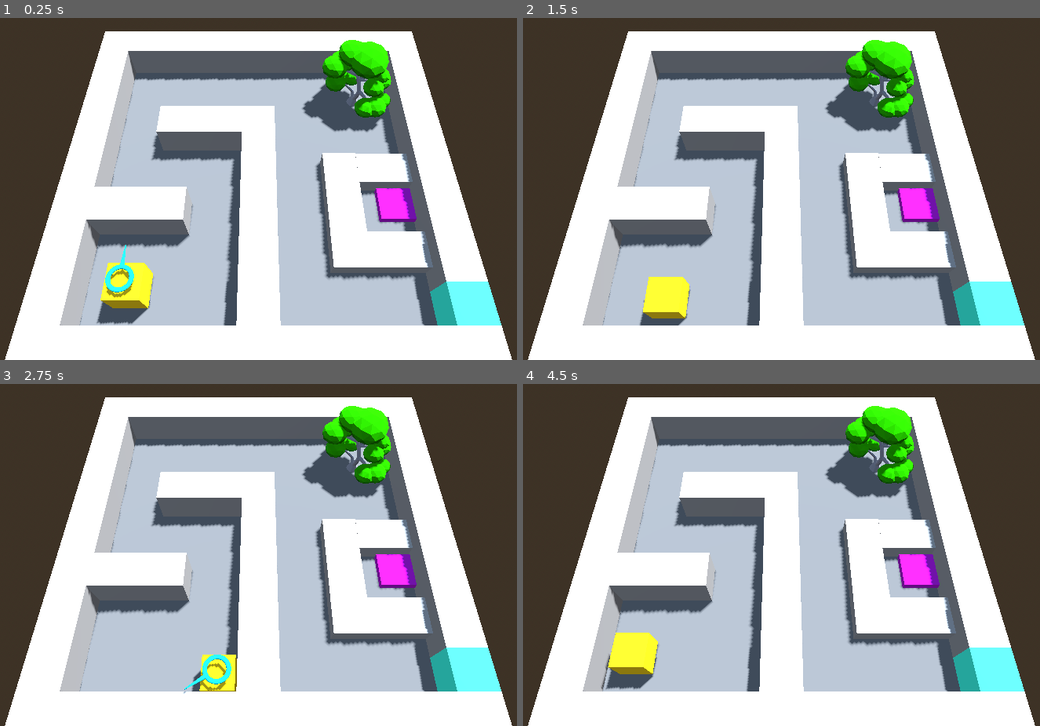
Above: before the commit, frames 1-4 (two rows, left to right).
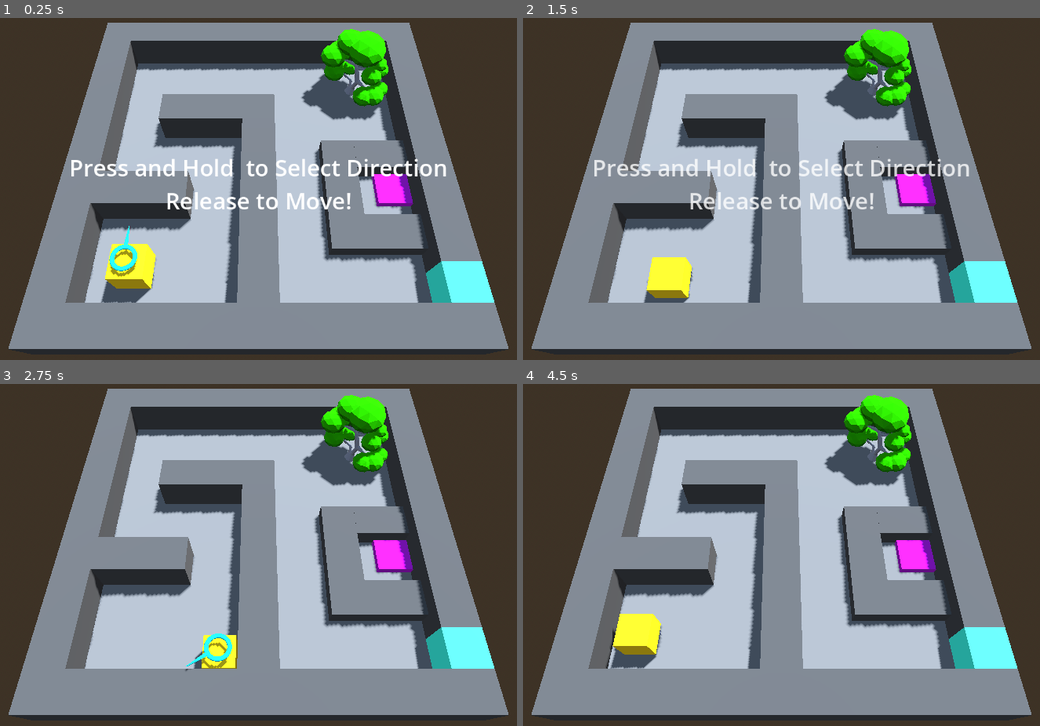
Above: after the commit, the same moments.

Repository: Rexol/press-to-exit
Game: Godot game, scene res://scenes/demo_scene.tscn
The game is run twice, just before and just after one commit, with the same random seed, the same clock (stepped at 60 frames per second) and the same inputs.
Inputs:
- Up to frame 1 (0.25 s): no input
- Up to frame 2 (1.5 s): tap Enter at 0.5 s; hold Space (latter_button) 0.53-1.28 s; tap Space (latter_button) at 1.35 s
- Up to frame 3 (2.75 s): hold Space (latter_button) from 2.03 s (still down)
- Up to frame 4 (4.5 s): release Space (latter_button) at 2.78 s; tap Space (latter_button) at 2.85, 4.35 s; hold Space (latter_button) 3.53-4.28 s

The runs differ from the first frame. In frame 1, 58% of the frame differs, in the area x 0-100%, y 1-100%; in frame 2, 58%; in frame 3, 57%; in frame 4, 57%.

Commit message:
Add controls hints
test

Diff:
--- a/scenes/Screens/EndScreen.tscn
+++ b/scenes/Screens/EndScreen.tscn
@@ -9,7 +9,10 @@
 
 [sub_resource type="LabelSettings" id="LabelSettings_qj88s"]
 font = SubResource("SystemFont_phvvd")
-font_size = 32
+font_size = 64
+
+[sub_resource type="SystemFont" id="SystemFont_e82tj"]
+font_names = PackedStringArray("Tinkoff Sans")
 
 [node name="EndScreen" type="Control"]
 layout_mode = 3
@@ -53,6 +56,8 @@
 
 [node name="RestartButton" type="Button" parent="VBoxContainer"]
 layout_mode = 2
+theme_override_fonts/font = SubResource("SystemFont_e82tj")
+theme_override_font_sizes/font_size = 32
 text = "Restart Demo"
 
 [connection signal="pressed" from="VBoxContainer/RestartButton" to="." method="_on_restart_button_pressed"]
--- a/scenes/demo_scene.tscn
+++ b/scenes/demo_scene.tscn
@@ -1,9 +1,20 @@
-[gd_scene load_steps=11 format=3 uid="uid://b6jfqn13ciqwu"]
+[gd_scene load_steps=14 format=3 uid="uid://b6jfqn13ciqwu"]
 
 [ext_resource type="PackedScene" uid="uid://qn2ndofseqlm" path="res://scenes/player.tscn" id="1_ayjxf"]
 [ext_resource type="Script" path="res://scripts/demo_scene.gd" id="1_dck1u"]
 [ext_resource type="ArrayMesh" uid="uid://ove48mhkhi6t" path="res://scenes/GreyTree.obj" id="2_8ulao"]
 [ext_resource type="PackedScene" uid="uid://ccv27786t0nnb" path="res://scenes/slot_and_door.tscn" id="2_wyrjo"]
+
+[sub_resource type="SystemFont" id="SystemFont_t2xgm"]
+font_names = PackedStringArray("Tinkoff Sans")
+subpixel_positioning = 0
+
+[sub_resource type="LabelSettings" id="LabelSettings_nflnt"]
+font = SubResource("SystemFont_t2xgm")
+font_size = 42
+
+[sub_resource type="StandardMaterial3D" id="StandardMaterial3D_al051"]
+albedo_color = Color(0.270222, 0.270222, 0.270222, 1)
 
 [sub_resource type="ProceduralSkyMaterial" id="ProceduralSkyMaterial_awnil"]
 sky_horizon_color = Color(0.64625, 0.65575, 0.67075, 1)
@@ -31,6 +42,42 @@
 
 [node name="CanvasLayer" type="CanvasLayer" parent="."]
 
+[node name="BasicControls" type="Label" parent="CanvasLayer"]
+visible = false
+anchors_preset = 8
+anchor_left = 0.5
+anchor_top = 0.5
+anchor_right = 0.5
+anchor_bottom = 0.5
+offset_left = -20.0
+offset_top = -11.5
+offset_right = 20.0
+offset_bottom = 11.5
+grow_horizontal = 2
+grow_vertical = 2
+text = "Press and Hold  to Select Direction
+Release to Move!"
+label_settings = SubResource("LabelSettings_nflnt")
+horizontal_alignment = 1
+
+[node name="TryAgainHint" type="Label" parent="CanvasLayer"]
+visible = false
+anchors_preset = 8
+anchor_left = 0.5
+anchor_top = 0.5
+anchor_right = 0.5
+anchor_bottom = 0.5
+offset_left = -20.0
+offset_top = -11.5
+offset_right = 20.0
+offset_bottom = 11.5
+grow_horizontal = 2
+grow_vertical = 2
+text = "Oh, the door is closed
+let's try again..."
+label_settings = SubResource("LabelSettings_nflnt")
+horizontal_alignment = 1
+
 [node name="Walls" type="Node3D" parent="."]
 transform = Transform3D(-4.37114e-08, 0, 1, 0, 1, 0, -1, 0, -4.37114e-08, -1.77618, 0.5, -1.50601)
 
@@ -38,50 +85,60 @@
 transform = Transform3D(-1, 0, -8.74226e-08, 0, 1, 0, 8.74226e-08, 0, -1, -1.45321, -0.5, 5.49713)
 use_collision = true
 size = Vector3(1, 1, 1.54896)
+material = SubResource("StandardMaterial3D_al051")
 
 [node name="CSGBox3D" type="CSGBox3D" parent="Walls"]
 transform = Transform3D(-4.37114e-08, 0, -1, 0, 1, 0, 1, 0, -4.37114e-08, 3.49399, 0, 1.77618)
 use_collision = true
 size = Vector3(11, 1, 1)
+material = SubResource("StandardMaterial3D_al051")
 
 [node name="CSGBox3D4" type="CSGBox3D" parent="Walls"]
 transform = Transform3D(-4.37114e-08, 0, -1, 0, 1, 0, 1, 0, -4.37114e-08, -6.50601, 0, 1.77618)
 use_collision = true
 size = Vector3(11, 1, 1)
+material = SubResource("StandardMaterial3D_al051")
 
 [node name="CSGBox3D2" type="CSGBox3D" parent="Walls"]
 transform = Transform3D(-4.37114e-08, 0, -1, 0, 1, 0, 1, 0, -4.37114e-08, -1.50601, 0, -3.22382)
 use_collision = true
 size = Vector3(1, 1, 11)
+material = SubResource("StandardMaterial3D_al051")
 
 [node name="CSGBox3D3" type="CSGBox3D" parent="Walls"]
 transform = Transform3D(-4.37114e-08, 0, -1, 0, 1, 0, 1, 0, -4.37114e-08, -0.506009, 0, 6.77618)
 use_collision = true
 size = Vector3(1, 1, 9)
+material = SubResource("StandardMaterial3D_al051")
 
 [node name="CSGBox3D5" type="CSGBox3D" parent="Walls"]
-transform = Transform3D(-4.37114e-08, 0, -1, 0, 1, 0, 1, 0, -4.37114e-08, -2.74864, 0, 1.77618)
+transform = Transform3D(-4.37114e-08, 0, -1, 0, 1, 0, 1, 0, -4.37114e-08, -2.74849, 0, 1.77618)
 use_collision = true
-size = Vector3(1, 1, 6.51025)
+size = Vector3(1, 1, 6.50995)
+material = SubResource("StandardMaterial3D_al051")
 
 [node name="CSGBox3D6" type="CSGBox3D" parent="Walls"]
 transform = Transform3D(1, 0, 0, 0, 1, 0, 0, 0, 1, -2.89253, 0, -1.46257)
 use_collision = true
 size = Vector3(1, 1, 2.53624)
+material = SubResource("StandardMaterial3D_al051")
 
 [node name="CSGBox3D7" type="CSGBox3D" parent="Walls"]
 use_collision = true
 size = Vector3(1, 1, 2.56304)
+material = SubResource("StandardMaterial3D_al051")
 
 [node name="CSGBox3D8" type="CSGBox3D" parent="Walls"]
-transform = Transform3D(1, 0, 0, 0, 1, 0, 0, 0, 1, -4, -0.5, 5)
+transform = Transform3D(1, 0, 0, 0, 1, 0, 0, 0, 1, -4, -0.5, 5.50111)
 use_collision = true
-size = Vector3(1, 1, 2.56304)
+size = Vector3(1, 1, 1.56082)
+material = SubResource("StandardMaterial3D_al051")
 
 [node name="CSGBox3D9" type="CSGBox3D" parent="Walls"]
-transform = Transform3D(-4.37114e-08, 0, 1, 0, 1, 0, -1, 0, -4.37114e-08, -2.22469, -0.5, 4.22097)
+transform = Transform3D(-4.37114e-08, 0, 1, 0, 1, 0, -1, 0, -4.37114e-08, -2.72168, -0.5, 4.22097)
 use_collision = true
-size = Vector3(1, 1, 2.56304)
+size = Vector3(1, 1, 3.55702)
+material = SubResource("StandardMaterial3D_al051")
 
 [node name="GreyTree" type="MeshInstance3D" parent="Walls"]
 transform = Transform3D(-0.166665, 0, -0.110556, 0, 0.2, 0, 0.110556, 0, -0.166665, 1.58169, 0.5, 5.07022)
@@ -95,7 +152,7 @@
 environment = SubResource("Environment_n2e0q")
 
 [node name="MainCamera" type="Camera3D" parent="."]
-transform = Transform3D(1, 0, 0, 0, 0.5, 0.866025, 0, -0.866025, 0.5, 0, 10, 6)
+transform = Transform3D(1, 0, 0, 0, 0.5, 0.866025, 0, -0.866025, 0.5, 0, 10, 6.5)
 fov = 50.0
 
 [node name="MeshInstance3D" type="MeshInstance3D" parent="."]
@@ -111,10 +168,11 @@
 transform = Transform3D(1, 0, 0, 0, 1, 0, 0, 0, 1, 6.07037, 0.5, 3.9863)
 
 [node name="CollisionShape3D" type="CollisionShape3D" parent="LevelEndTrigger"]
+transform = Transform3D(1, 0, 0, 0, 1, 0, 0, 0, 1, -0.532045, 0, 0)
 shape = SubResource("BoxShape3D_y4sc8")
 
 [node name="OpenSlotDoor" type="Area3D" parent="."]
-transform = Transform3D(1, 0, 0, 0, 1, 0, 0, 0, 1, 3.64504, 0.5, 3.97411)
+transform = Transform3D(1, 0, 0, 0, 1, 0, 0, 0, 1, 3.48432, 0.5, 3.92054)
 
 [node name="CollisionShape3D" type="CollisionShape3D" parent="OpenSlotDoor"]
 shape = SubResource("BoxShape3D_y4sc8")
--- a/scenes/interaction_slot.tscn
+++ b/scenes/interaction_slot.tscn
@@ -11,6 +11,14 @@
 
 [sub_resource type="BoxShape3D" id="BoxShape3D_x07l8"]
 size = Vector3(1, 0.2, 1)
+
+[sub_resource type="SystemFont" id="SystemFont_4slcm"]
+font_names = PackedStringArray("Tinkoff Sans")
+subpixel_positioning = 0
+
+[sub_resource type="LabelSettings" id="LabelSettings_b6at8"]
+font = SubResource("SystemFont_4slcm")
+font_size = 32
 
 [node name="InteractionSlot" type="Node3D"]
 script = ExtResource("1_mfxjo")
@@ -25,14 +33,30 @@
 [node name="CollisionShape3D" type="CollisionShape3D" parent="Area3D"]
 shape = SubResource("BoxShape3D_x07l8")
 
-[node name="ProgressBar" type="ProgressBar" parent="."]
+[node name="CanvasLayer" type="CanvasLayer" parent="."]
 visible = false
-anchors_preset = -1
-anchor_left = 0.519
+
+[node name="VBoxContainer" type="VBoxContainer" parent="CanvasLayer"]
+anchors_preset = 8
+anchor_left = 0.5
 anchor_top = 0.5
-anchor_right = 0.519
+anchor_right = 0.5
 anchor_bottom = 0.5
-offset_left = -157.888
-offset_top = -11.0
-offset_right = 160.112
-offset_bottom = 16.0
+offset_left = -213.0
+offset_top = -66.5
+offset_right = 213.0
+offset_bottom = 66.5
+grow_horizontal = 2
+grow_vertical = 2
+size_flags_horizontal = 4
+size_flags_vertical = 4
+
+[node name="ProgressBar" type="ProgressBar" parent="CanvasLayer/VBoxContainer"]
+layout_mode = 2
+size_flags_vertical = 3
+
+[node name="SlotControls" type="Label" parent="CanvasLayer/VBoxContainer"]
+layout_mode = 2
+text = "- Hold to Interract
+- Double press to release"
+label_settings = SubResource("LabelSettings_b6at8")
--- a/scripts/demo_scene.gd
+++ b/scripts/demo_scene.gd
@@ -2,12 +2,25 @@
 
 
 @onready var slot_door = $Walls/SlotDoor
+@onready var control_hint = $CanvasLayer/BasicControls
+@onready var slot_hint = $CanvasLayer/SlotControls
+@onready var try_again_hint = $CanvasLayer/TryAgainHint
 
 var slot_available = true
 
 # Called when the node enters the scene tree for the first time.
 func _ready() -> void:
-	pass # Replace with function body.
+	control_hint.visible = true  # Show at the start
+
+func _input(event):
+	if event.is_action_released("latter_button"):
+		hide_message(control_hint)
+
+func hide_message(label: Label):
+	var tween = create_tween()
+	tween.tween_property(label, "modulate:a", 0, 1.0)  # Fade out in 1 sec
+	await tween.finished
+	label.visible = false
 
 # Called every frame. 'delta' is the elapsed time since the previous frame.
 func _process(_delta: float) -> void:
@@ -26,5 +39,8 @@
 func _on_open_slot_door_body_entered(body:Node3D) -> void:
 	if body.is_in_group("cube"):
 		if slot_available:
+			try_again_hint.visible = true
+			await get_tree().create_timer(1.5).timeout
 			slot_available = false
+			hide_message(try_again_hint)
 			slot_door.free()
--- a/scripts/interaction_slot.gd
+++ b/scripts/interaction_slot.gd
@@ -11,71 +11,72 @@
 var last_press_time: float = -1.0
 var signal_emitted = false  # Flag to track if the signal has been emitted
 
-@onready var progress_bar = $ProgressBar
+@onready var canvas_layer = $CanvasLayer
+@onready var progress_bar = $CanvasLayer/VBoxContainer/ProgressBar
 @onready var area = $Area3D
 
 func _ready():
-    area.body_entered.connect(_on_body_entered)
-    area.body_exited.connect(_on_body_exited)
+	area.body_entered.connect(_on_body_entered)
+	area.body_exited.connect(_on_body_exited)
 
 func _on_body_entered(body):
-    if body.is_in_group("cube"):  # Make sure cube is in "cube" group
-        progress_bar.visible = true
-        player_inside = true
-        original_scale = body.scale  # Store original scale
-        body.scale *= 0.9  # Shrink the cube to 90%
+	if body.is_in_group("cube"):  # Make sure cube is in "cube" group
+		canvas_layer.visible = true
+		player_inside = true
+		original_scale = body.scale  # Store original scale
+		body.scale *= 0.9  # Shrink the cube to 90%
 
-        # Preserve Y position while aligning X and Z to the slot
-        var new_position = body.global_transform.origin
-        new_position.x = global_transform.origin.x
-        new_position.z = global_transform.origin.z
-        body.global_transform.origin = new_position  # Apply position correction
+		# Preserve Y position while aligning X and Z to the slot
+		var new_position = body.global_transform.origin
+		new_position.x = global_transform.origin.x
+		new_position.z = global_transform.origin.z
+		body.global_transform.origin = new_position  # Apply position correction
 
-        # Stop cube movement (assuming cube has a method for this)
-        if body.has_method("lock_movement"):
-            body.lock_movement(true)
+		# Stop cube movement (assuming cube has a method for this)
+		if body.has_method("lock_movement"):
+			body.lock_movement(true)
 
 func _on_body_exited(body):
-    if body.is_in_group("cube"):
-        reset_cube(body)
+	if body.is_in_group("cube"):
+		reset_cube(body)
 
-    progress_bar.visible = false
+	canvas_layer.visible = false
 
 func reset_cube(body):
-    var current_position = body.global_transform.origin  # Get current position
-    var fixed_y = current_position.y  # Store the Y position to keep it consistent
+	var current_position = body.global_transform.origin  # Get current position
+	var fixed_y = current_position.y  # Store the Y position to keep it consistent
 
-    player_inside = false
-    progress_timer = 0.0
-    progress_bar.value = 0
-    signal_emitted = false  # Reset the signal emitted flag
+	player_inside = false
+	progress_timer = 0.0
+	progress_bar.value = 0
+	signal_emitted = false  # Reset the signal emitted flag
 
-    # Reset cube scale
-    body.scale = original_scale
+	# Reset cube scale
+	body.scale = original_scale
 
-    # Unlock movement
-    if body.has_method("lock_movement"):
-        body.lock_movement(false)
+	# Unlock movement
+	if body.has_method("lock_movement"):
+		body.lock_movement(false)
 
-    # Keep the cube on the same plane
-    var new_position = body.global_transform.origin
-    new_position.y = fixed_y  # Maintain Y position
-    body.global_transform.origin = new_position
+	# Keep the cube on the same plane
+	var new_position = body.global_transform.origin
+	new_position.y = fixed_y  # Maintain Y position
+	body.global_transform.origin = new_position
 
 func _process(delta):
-    if player_inside:
-        if Input.is_action_just_pressed("latter_button"):
-            var current_time = Time.get_ticks_msec() / 1000.0
-            if last_press_time > 0 and (current_time - last_press_time) <= double_tap_time:
-                reset_cube(get_tree().get_nodes_in_group("cube")[0])
-            last_press_time = current_time
-        if Input.is_action_pressed("latter_button") and not signal_emitted:
-            progress_timer += delta
-            progress_bar.value = (progress_timer / required_hold_time) * 100
-            if progress_timer >= required_hold_time:
-                emit_signal("trigger")
-                signal_emitted = true  # Set the flag to true once the signal is emitted
-        elif player_inside and Input.is_action_just_released("latter_button"):
-            progress_timer = 0.0
-            progress_bar.value = 0
-            signal_emitted = false  # Reset the signal emitted flag once the button is released
+	if player_inside:
+		if Input.is_action_just_pressed("latter_button"):
+			var current_time = Time.get_ticks_msec() / 1000.0
+			if last_press_time > 0 and (current_time - last_press_time) <= double_tap_time:
+				reset_cube(get_tree().get_nodes_in_group("cube")[0])
+			last_press_time = current_time
+		if Input.is_action_pressed("latter_button") and not signal_emitted:
+			progress_timer += delta
+			progress_bar.value = (progress_timer / required_hold_time) * 100
+			if progress_timer >= required_hold_time:
+				emit_signal("trigger")
+				signal_emitted = true  # Set the flag to true once the signal is emitted
+		elif player_inside and Input.is_action_just_released("latter_button"):
+			progress_timer = 0.0
+			progress_bar.value = 0
+			signal_emitted = false  # Reset the signal emitted flag once the button is released
Not shown: 1 places in scenes/Screens/EndScreen.tscn that only renumber resources
Not shown: 1 places in scenes/interaction_slot.tscn that only renumber resources
Not shown, changed: build/index.html
Not shown, changed: build/index.pck
